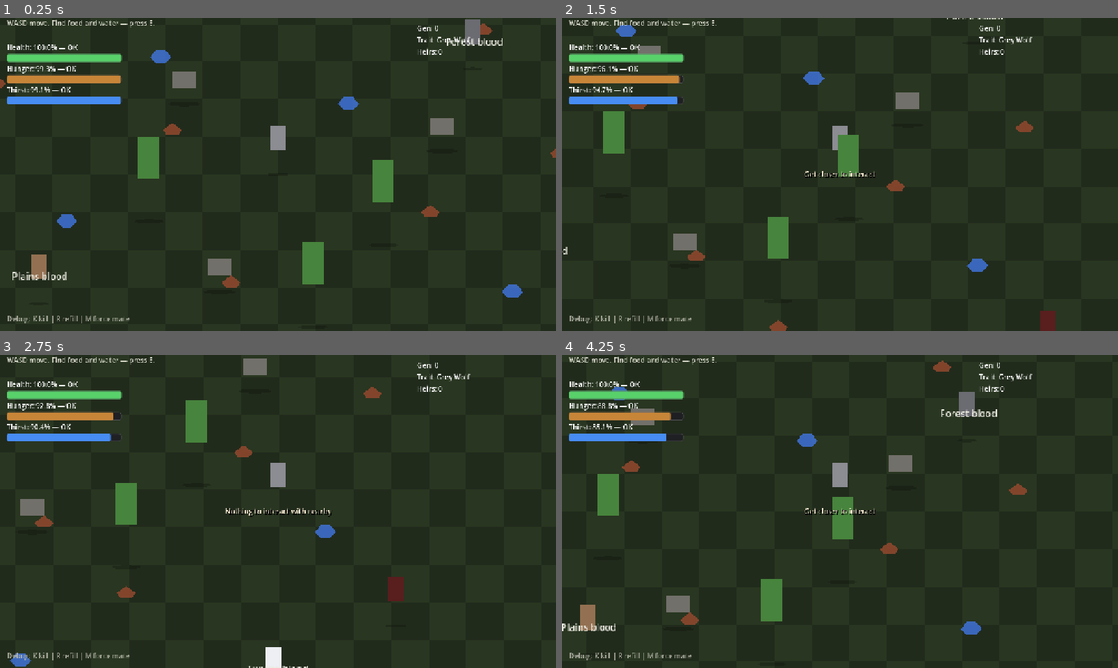
Above: before the commit, frames 1-4 (two rows, left to right).
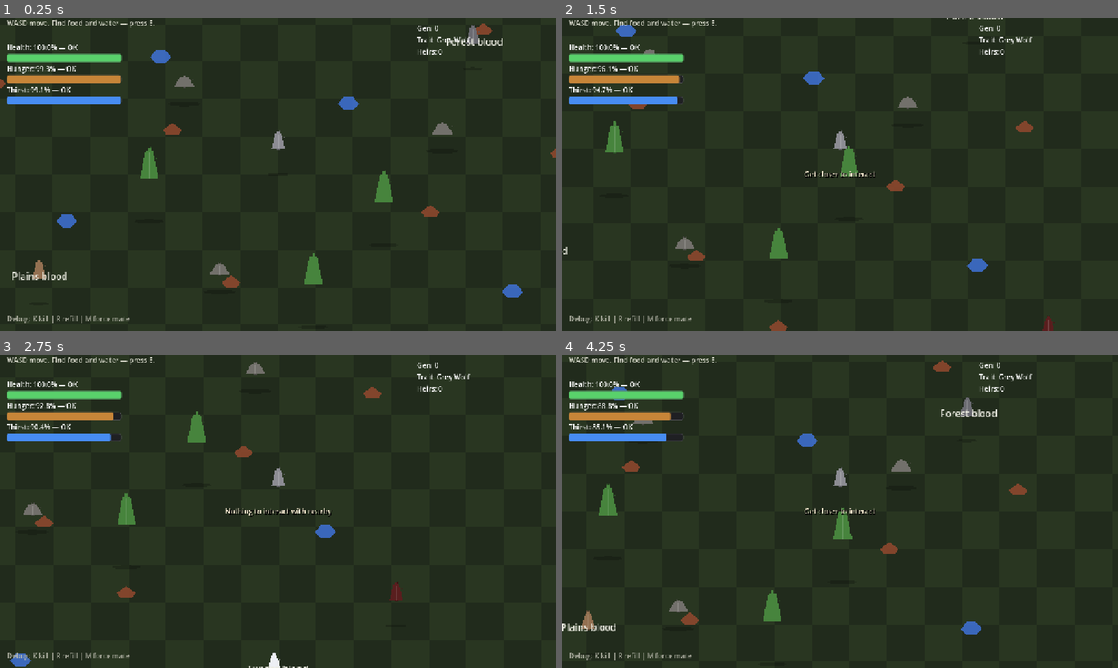
Above: after the commit, the same moments.

Repository: pettersonoaa/survive-evolve
Game: Godot game, scene res://scenes/main.tscn
Two runs of this game, one before a commit and one after it. Both use one fixed random seed, a clock stepped at 60 frames per second and the inputs below.
Inputs:
- Up to frame 1 (0.25 s): no input
- Up to frame 2 (1.5 s): tap E (interact) at 0.5, 1.35 s; hold D (move_right) 0.53-1.28 s; hold E (interact) 0.53-1.28 s; hold S (move_down) from 1.28 s (still down)
- Up to frame 3 (2.75 s): tap E (interact) at 2 s; release S (move_down) at 2.03 s; hold D (move_right) from 2.03 s (still down); hold E (interact) from 2.03 s (still down)
- Up to frame 4 (4.25 s): release D (move_right) at 2.78 s; release E (interact) at 2.78 s; hold W (move_up) 2.78-3.53 s; tap E (interact) at 2.85, 3.5 s; hold A (move_left) from 3.53 s (still down); hold E (interact) from 3.53 s (still down)

The runs differ from the first frame. In frame 1, 1.7% of the frame differs, in the area x 5-87%, y 0-86%; in frame 2, 1.5%; in frame 3, 1.3%; in frame 4, 1.7%.

Commit message:
Replace placeholder wolves with procedural pixel sprites (STEP-20).
Add WolfSpriteFactory, switch Entity25D to Sprite2D with nearest-neighbor filtering, and fix son_wolf sprite updates after promotion.

Co-authored-by: Cursor <cursoragent@cursor.com>

Diff:
--- a/scenes/entity_25d.tscn
+++ b/scenes/entity_25d.tscn
@@ -9,4 +9,6 @@
 
 [node name="Visual" type="Node2D" parent="."]
 
-[node name="Body" type="Polygon2D" parent="Visual"]
+[node name="Body" type="Sprite2D" parent="Visual"]
+centered = false
+texture_filter = 0
--- /dev/null
+++ b/scripts/art/wolf_sprite_factory.gd
@@ -0,0 +1,51 @@
+class_name WolfSpriteFactory
+extends RefCounted
+
+## Procedural top-down wolf pixels until real Aseprite sheets (STEP-20).
+
+
+static func create(body_color: Color, body_size: Vector2) -> ImageTexture:
+	var w := maxi(int(body_size.x), 12)
+	var h := maxi(int(body_size.y), 16)
+	var img := Image.create(w, h, false, Image.FORMAT_RGBA8)
+	img.fill(Color(0, 0, 0, 0))
+
+	var dark := body_color.darkened(0.35)
+	var light := body_color.lightened(0.15)
+	var cx := w / 2
+
+	# Feet row
+	for x in range(cx - 2, cx + 3):
+		_paint(img, x, h - 1, dark)
+
+	# Body
+	for y in range(h / 3, h - 1):
+		var half := int(lerpf(2.0, float(w) * 0.45, float(y) / float(h)))
+		for x in range(cx - half, cx + half + 1):
+			var c := light if x == cx else body_color
+			_paint(img, x, y, c)
+
+	# Head
+	var head_y := h / 4
+	for y in range(head_y, h / 3 + 2):
+		for x in range(cx - 2, cx + 3):
+			_paint(img, x, y, body_color)
+	_paint(img, cx - 2, head_y, dark)
+	_paint(img, cx + 2, head_y, dark)
+
+	# Ears
+	_paint(img, cx - 2, head_y - 1, dark)
+	_paint(img, cx + 2, head_y - 1, dark)
+
+	# Tail
+	_paint(img, cx + int(w * 0.35), h / 2, dark)
+	_paint(img, cx + int(w * 0.4), h / 2 - 1, body_color.darkened(0.2))
+
+	var tex := ImageTexture.create_from_image(img)
+	return tex
+
+
+static func _paint(img: Image, x: int, y: int, color: Color) -> void:
+	if x < 0 or y < 0 or x >= img.get_width() or y >= img.get_height():
+		return
+	img.set_pixel(x, y, color)
--- a/scripts/creatures/son_wolf.gd
+++ b/scripts/creatures/son_wolf.gd
@@ -24,7 +24,7 @@
 	health = stats.max_health
 	body_size = Vector2(20.0, 32.0)
 	if is_node_ready():
-		_body.color = body_color
+		_apply_body_sprite()
 		_update_geometry()
 
 
@@ -52,5 +52,5 @@
 	GameState.unregister_heir(self)
 	GameState.player_wolf = self
 	body_color = Color(0.55, 0.55, 0.58)
-	_body.color = body_color
+	_apply_body_sprite()
 	_attack_cooldown = 0.0
--- a/scripts/entity_25d.gd
+++ b/scripts/entity_25d.gd
@@ -2,6 +2,8 @@
 class_name Entity25D
 ## Base for Romestead-style 2.5D entities. Node position = feet on the ground.
 ## Y-sort parent uses position.y for depth; Visual is lifted above the feet.
+
+const _SpriteFactory = preload("res://scripts/art/wolf_sprite_factory.gd")
 
 
 @export var body_size := Vector2(28.0, 44.0)
@@ -9,12 +11,12 @@
 @export var visual_lift := 0.0
 
 @onready var _visual: Node2D = $Visual
-@onready var _body: Polygon2D = $Visual/Body
+@onready var _body: Sprite2D = $Visual/Body
 @onready var _shadow: Polygon2D = $Shadow
 
 
 func _ready() -> void:
-	_body.color = body_color
+	_apply_body_sprite()
 	_update_geometry()
 
 
@@ -23,15 +25,19 @@
 	_update_shadow()
 
 
+func _apply_body_sprite() -> void:
+	_body.texture = _SpriteFactory.create(body_color, body_size)
+	_body.centered = false
+	_body.texture_filter = CanvasItem.TEXTURE_FILTER_NEAREST
+
+
 func _update_geometry() -> void:
-	var half_w := body_size.x * 0.5
-	var h := body_size.y
-	_body.polygon = PackedVector2Array([
-		Vector2(-half_w, -h),
-		Vector2(half_w, -h),
-		Vector2(half_w, 0.0),
-		Vector2(-half_w, 0.0),
-	])
+	if _body.texture != null:
+		var tex_size := _body.texture.get_size()
+		if tex_size.x > 0.0 and tex_size.y > 0.0:
+			_body.scale = Vector2(body_size.x / tex_size.x, body_size.y / tex_size.y)
+			_body.position.x = -body_size.x * 0.5
+			_body.position.y = -body_size.y
 	_update_shadow()
 
 
